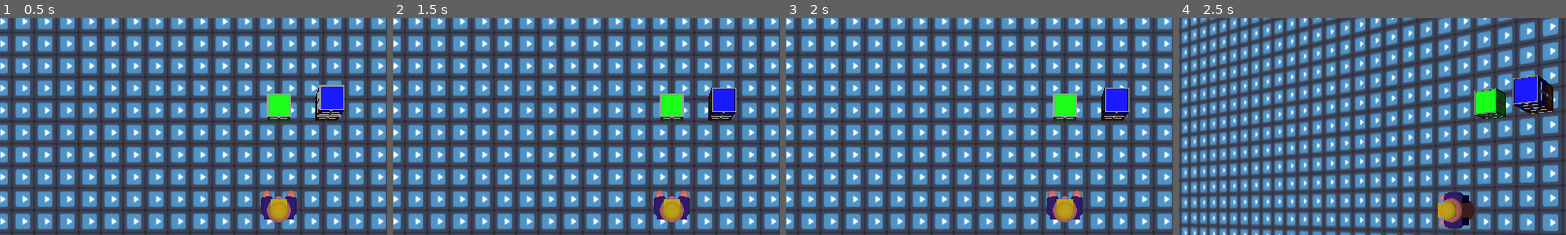
Above: before the commit, frames 1-4 (left to right).
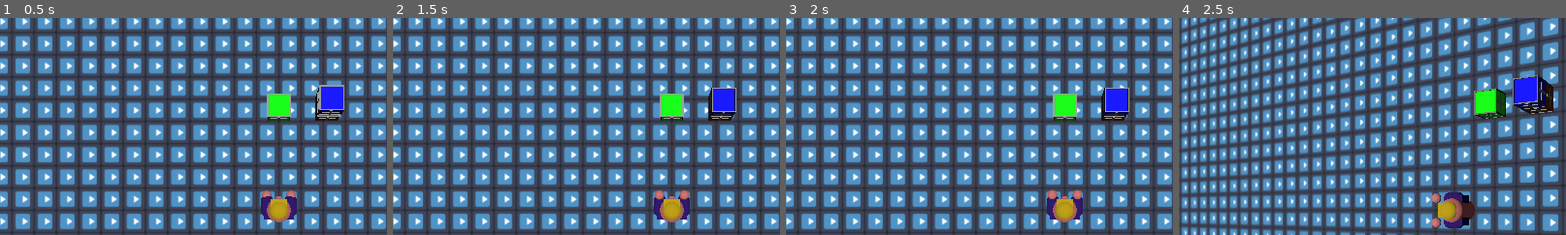
Above: after the commit, the same moments.

Repository: Griiimon/Store-Store-Store
Game: Godot game, scene res://level.tscn
The game is run twice, just before and just after one commit, with the same random seed, the same clock (stepped at 60 frames per second) and the same inputs. The engine's default icon, where the game draws it, is replaced by a stand-in: a white triangle on a blue panel in a dark square.
Inputs:
- Up to frame 1 (0.5 s): no input
- Up to frame 2 (1.5 s): hold Page Up (hands_up, bound only after the commit) from 0.53 s (still down); tap Space (drop) at 0.6 s; tap Enter at 1.25 s; tap Ctrl (strafe) at 1.35 s
- Up to frame 3 (2 s): keep holding Page Up (hands_up, bound only after the commit)
- Up to frame 4 (2.5 s): tap Space (drop) at 2 s; release Page Up (hands_up, bound only after the commit) at 2.03 s; hold Left (ui_left) from 2.03 s (still down); hold C (tilt_camera) from 2.03 s (still down)
The pictures show only the part of the screen within x 14-64%, y 6-56%; the shares and areas given below are measured in that part.

Frame 1 is identical in both runs. In frame 2, less than 0.1% of the frame differs, in the area x 67-77%, y 79-84%; in frame 3, less than 0.1%; in frame 4, 0.2%, in the area x 65-69%, y 80-97%.

Commit message:
Update project.godot

Diff:
--- a/project.godot
+++ b/project.godot
@@ -55,6 +55,16 @@
 "events": [Object(InputEventKey,"resource_local_to_scene":false,"resource_name":"","device":-1,"window_id":0,"alt_press …(191 unchanged characters)…
 ]
 }
+hands_up={
+"deadzone": 0.2,
+"events": [Object(InputEventKey,"resource_local_to_scene":false,"resource_name":"","device":-1,"window_id":0,"alt_pressed":false,"shift_pressed":false,"ctrl_pressed":false,"meta_pressed":false,"pressed":false,"keycode":0,"physical_keycode":4194323,"key_label":0,"unicode":0,"location":0,"echo":false,"script":null)
+]
+}
+hands_down={
+"deadzone": 0.2,
+"events": [Object(InputEventKey,"resource_local_to_scene":false,"resource_name":"","device":-1,"window_id":0,"alt_pressed":false,"shift_pressed":false,"ctrl_pressed":false,"meta_pressed":false,"pressed":false,"keycode":0,"physical_keycode":4194324,"key_label":0,"unicode":0,"location":0,"echo":false,"script":null)
+]
+}
 
 [physics]
 
